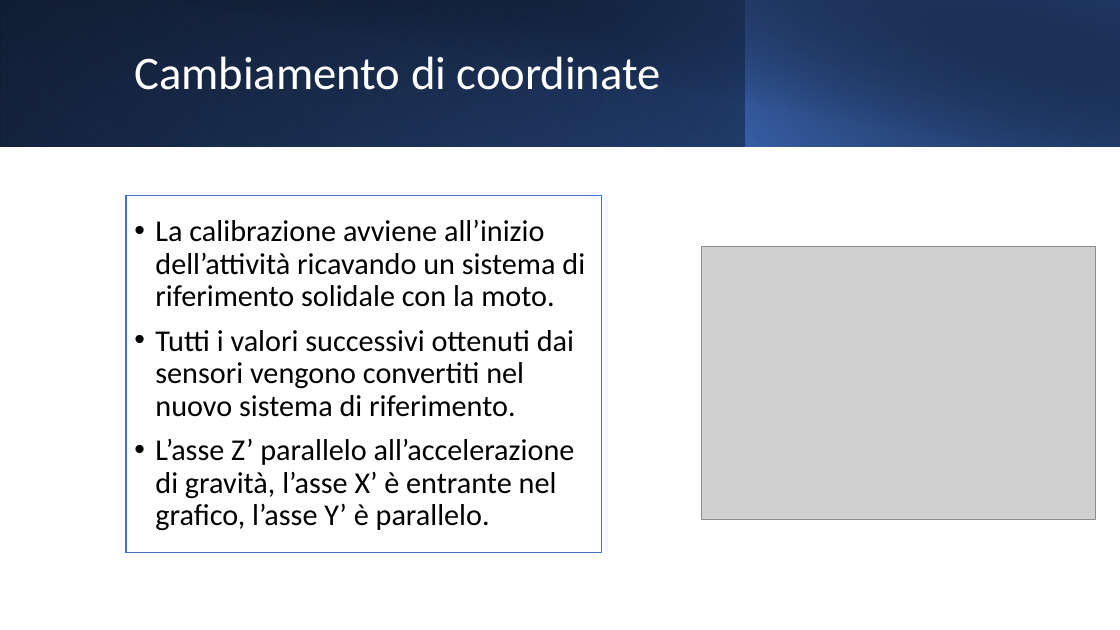
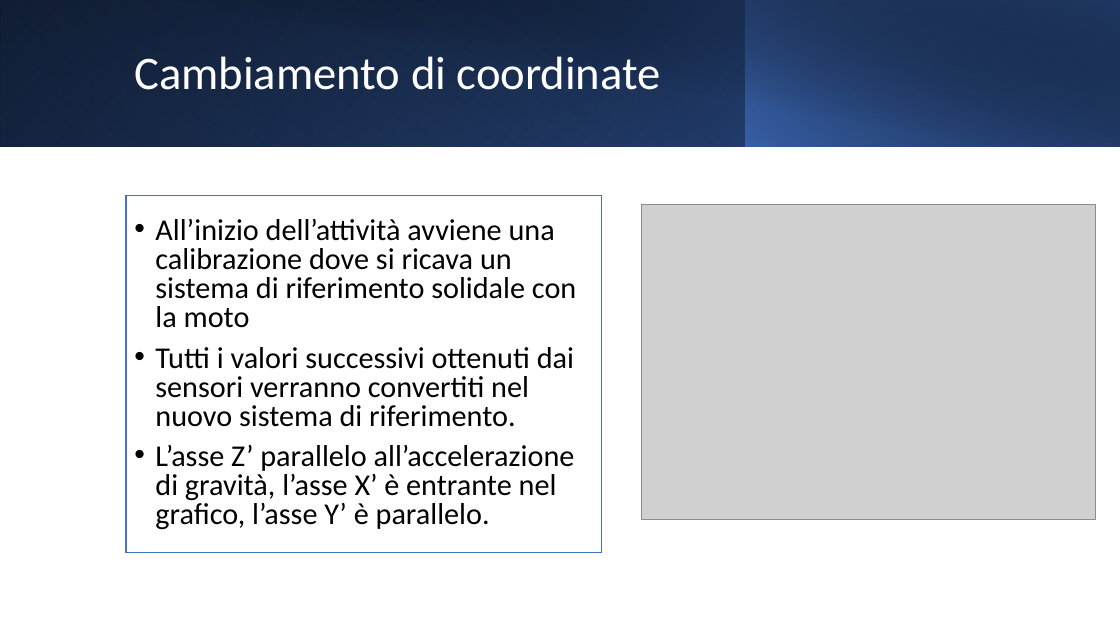
Before and after one commit to Alby-C/MA-IoT, a slide deck: slide 9 of BikeActivity.pptx. Drawn at 1120x630 pixels with LibreOffice and Linux fonts; fonts in the diff are those of the drawing; grey boxes stand for pictures. Boxes give left, top, right and bottom in pixels: in the first picture for what was removed or moved away, otherwise in the second. Text is boxed around its words. In the diff, an @@ line names an element or a change of style, - is before the commit and + after.

```diff
--- a/BikeActivity.pptx
+++ b/BikeActivity.pptx
@@ picture resized from (x1=702, y1=246, x2=1096, y2=519) to (x1=642, y1=205, x2=1096, y2=520) @@
@@ text at (x1=155, y1=219, x2=576, y2=427): text changed @@
-• La calibrazione avviene all’inizio dell’attività ricavando un sistema di riferimento solidale con la moto.
-• Tutti i valori successivi ottenuti dai sensori vengono convertiti nel nuovo sistema di riferimento.
+• All’inizio dell’attività avviene una calibrazione dove si ricava un sistema di riferimento solidale con la moto
+• Tutti i valori successivi ottenuti dai sensori verranno convertiti nel nuovo sistema di riferimento.
@@ text at (x1=155, y1=445, x2=575, y2=530): line spacing 0.9 to 0.8 @@
```
Also in this commit, not shown: 3 other slides changed, 1 slide added.
